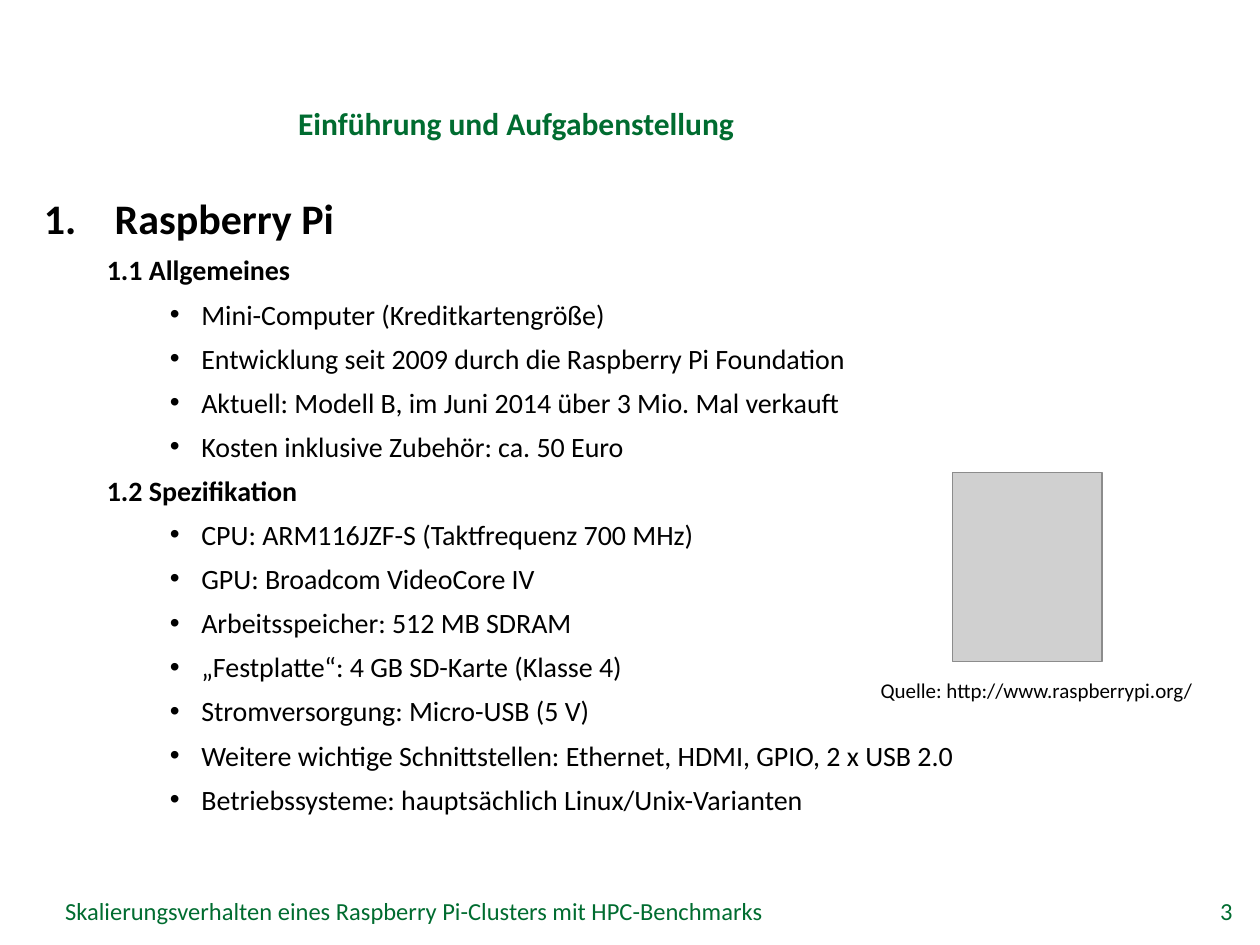
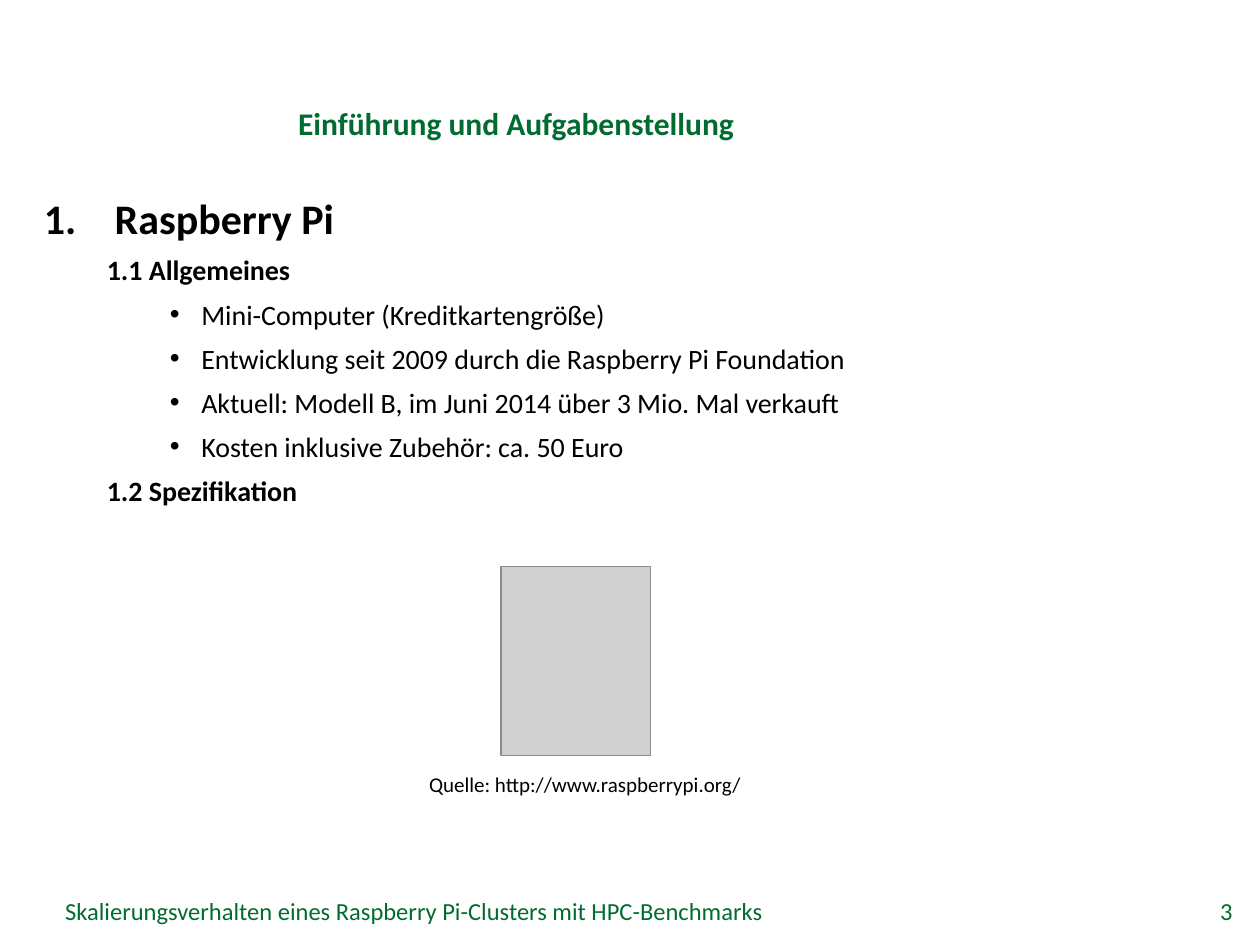
Before and after one commit to missgreenwood/bachelor-arbeit, a slide deck: slide 3 of Disputation/grei14.pptx. Drawn at 1260x945 pixels with LibreOffice and Linux fonts; fonts in the diff are those of the drawing; grey boxes stand for pictures; background and template pictures are left out. Boxes give left, top, right and bottom in pixels: in the first picture for what was removed or moved away, otherwise in the second. Text is boxed around its words. In the diff, an @@ line names an element or a change of style, - is before the commit and + after.

```diff
--- a/Disputation/grei14.pptx
+++ b/Disputation/grei14.pptx
@@ text at <box>201,524,952,815</box>: paragraphs removed @@
-    • CPU: ARM116JZF-S (Taktfrequenz 700 MHz)
-    • GPU: Broadcom VideoCore IV
-    • Arbeitsspeicher: 512 MB SDRAM
-    • „Festplatte“: 4 GB SD-Karte (Klasse 4)
-    • Stromversorgung: Micro-USB (5 V)
-    • Weitere wichtige Schnittstellen: Ethernet, HDMI, GPIO, 2 x USB 2.0
-    • Betriebssysteme: hauptsächlich Linux/Unix-Varianten
@@ picture: place and size @@
-picture at <box>953,472,1102,662</box>
+picture at <box>501,567,651,756</box>
@@ text "Quelle: http://www.raspberrypi.org/": place and size @@
-text "Quelle: http://www.raspberrypi.org/" at <box>881,683,1192,702</box>
+text "Quelle: http://www.raspberrypi.org/" at <box>429,777,741,796</box>
```
Also in this commit, not shown: 9 other slides changed, 1 other file.
